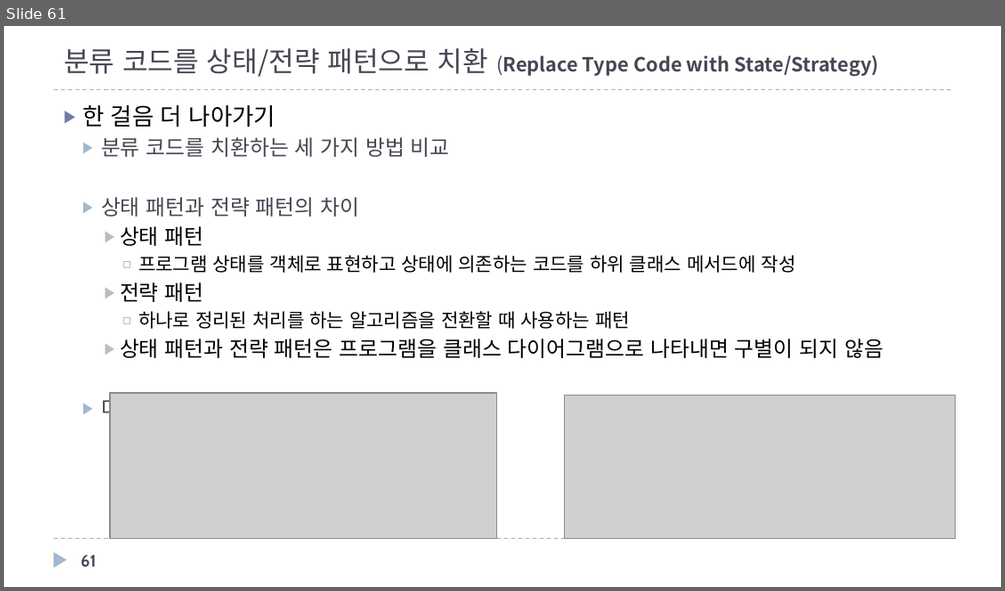
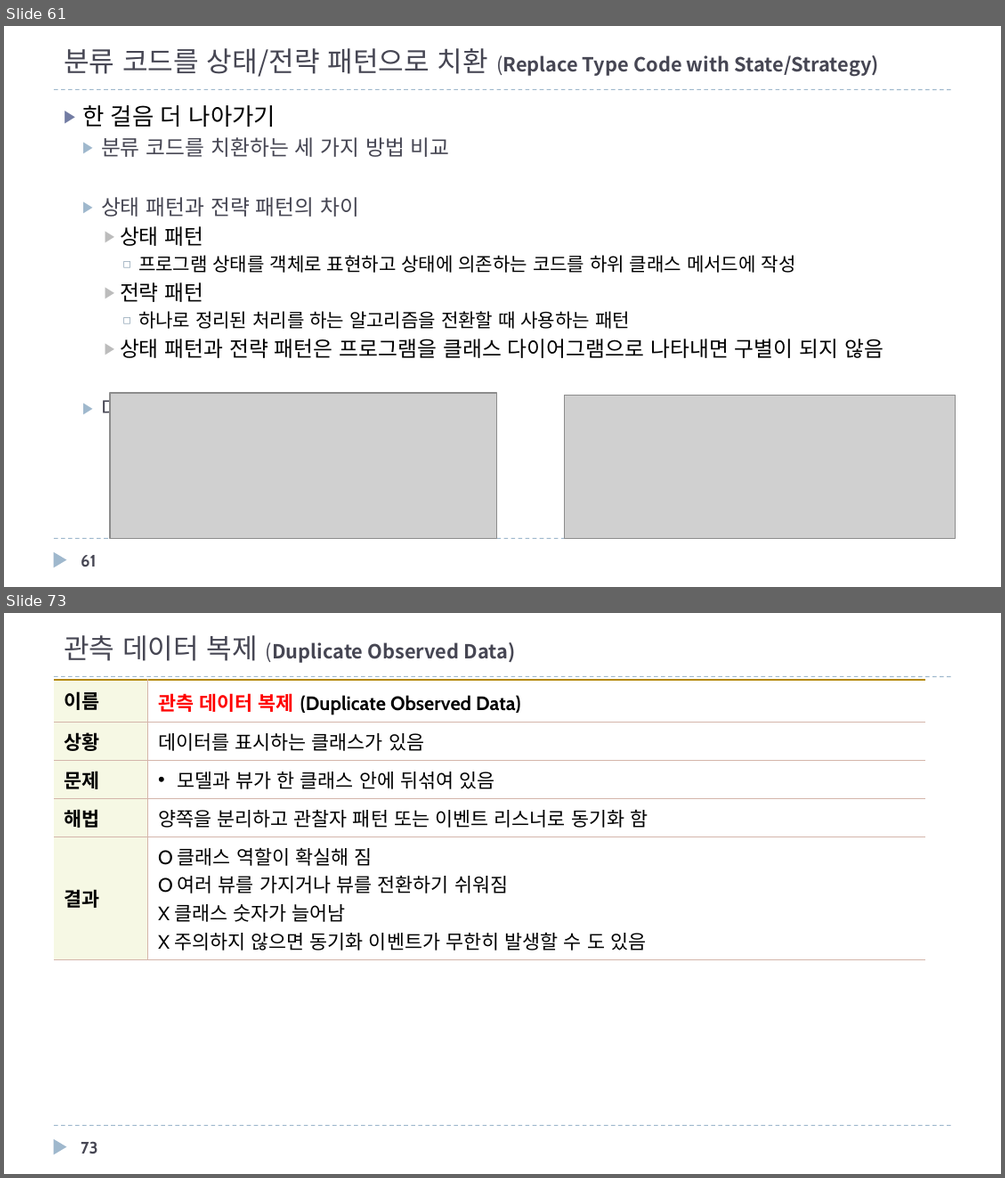
Before and after one commit to mkgungor/refactoring_java, a slide deck: ppt/자바로 배우는 리팩토링 입문.pptx. Shown one above the other, each under a label of ours: slide 61 before the commit, slides 61 and 73 after it; the slides between them are not shown. The pictures are 1005x591 and 1005x1178 pixels, drawn with LibreOffice and Linux fonts; fonts in the diff are those of the drawing; grey boxes stand for pictures. Boxes give left, top, right and bottom in pixels: in the first picture for what was removed or moved away, otherwise in the second. Text is boxed around its words. In the diff, an @@ line names an element or a change of style, - is before the commit and + after.

```diff
--- a/ppt/자바로 배우는 리팩토링 입문.pptx
+++ b/ppt/자바로 배우는 리팩토링 입문.pptx
@@ slide 73 added at box(4, 613, 1001, 1174), background #FFFFFF; not listed: 3 template elements that a slide beside it also shows @@
@@ title added at box(64, 635, 516, 663), 14 pt, text #464653, bold @@
+관측 데이터 복제 (Duplicate Observed Data)
@@ table added at box(54, 680, 925, 954), 5 rows, 2 columns @@
+이름 | 관측 데이터 복제 (Duplicate Observed Data)
+상황 | 데이터를 표시하는 클래스가 있음
+문제 | 모델과 뷰가 한 클래스 안에 뒤섞여 있음
+해법 | 양쪽을 분리하고 관찰자 패턴 또는 이벤트 리스너로 동기화 함
+결과 | O 클래스 역할이 확실해 짐 / O 여러 뷰를 가지거나 뷰를 전환하기 쉬워짐 / X 클래스 숫자가 늘어남 / X 주의하지 않으면 동기화 이벤트가 무한히 발생할 수 도 있음
@@ page number added at box(81, 1141, 98, 1154), 12 pt, text #464653, bold @@
+73
```
Also in this commit, not shown: 1 slide changed, 30 other slides added.
